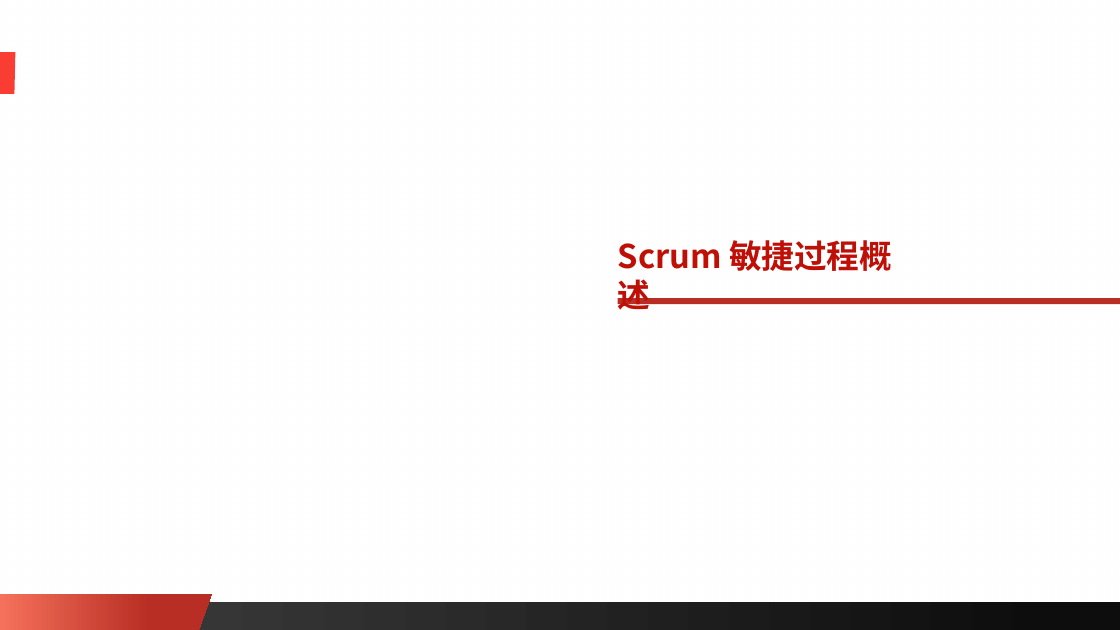
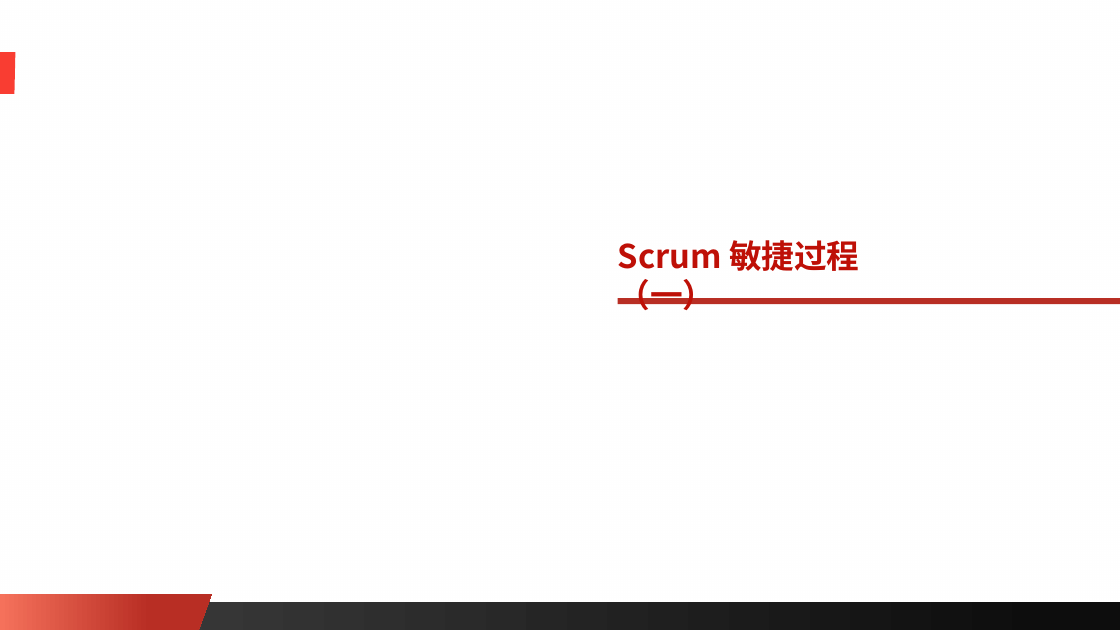
Before and after one commit to edu2act/course-software-process, a slide deck: slide 1 of materials/slides/ch09.pptx. Drawn at 1120x630 pixels with LibreOffice and Linux fonts; fonts in the diff are those of the drawing; background and template pictures are left out. Boxes give left, top, right and bottom in pixels: in the first picture for what was removed or moved away, otherwise in the second. Text is boxed around its words. In the diff, an @@ line names an element or a change of style, - is before the commit and + after.

```diff
--- a/materials/slides/ch09.pptx
+++ b/materials/slides/ch09.pptx
@@ text at (618, 240, 860, 310): text changed @@
-Scrum 敏捷过程概述
+Scrum 敏捷过程（一）
```
Also in this commit, not shown: 4 other slides changed, 4 slides added, 2 slides removed, 1 other file.
